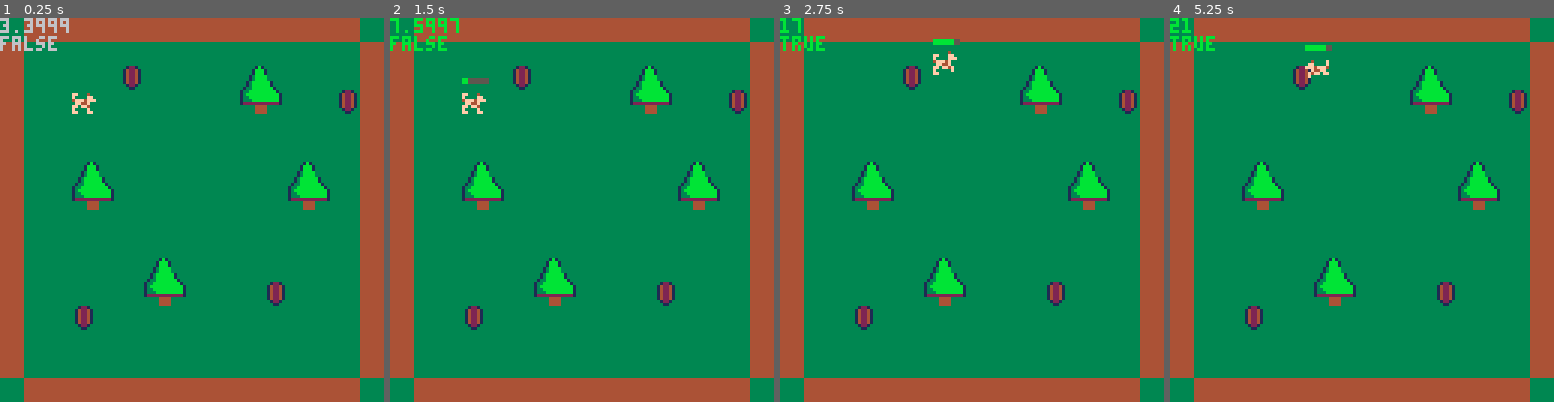
Above: before the commit, frames 1-4 (left to right).
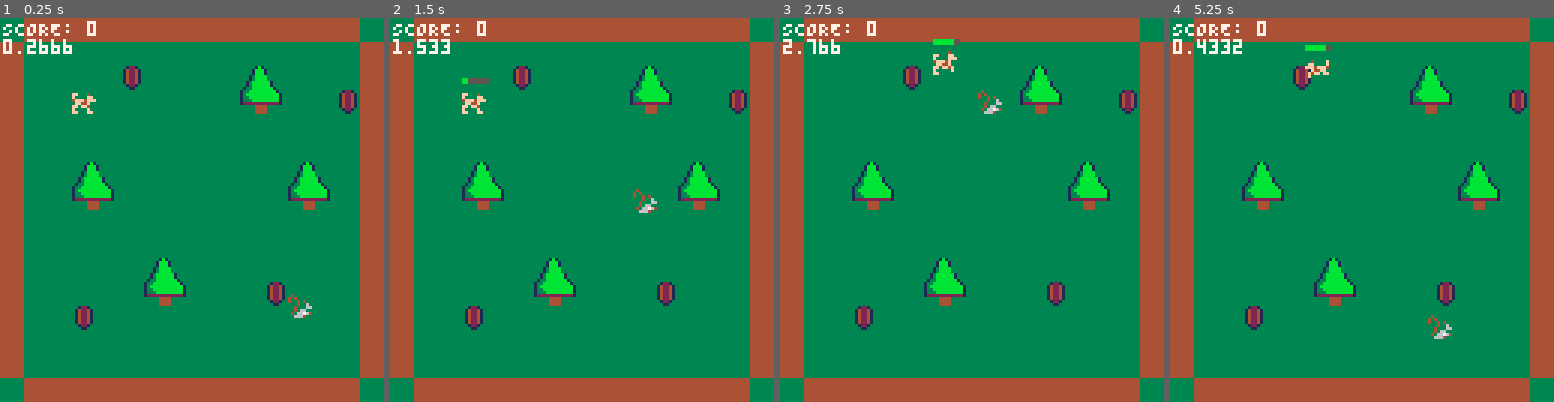
Above: after the commit, the same moments.

Repository: maxlvl/tobigame_pico8
Game: PICO-8 cartridge tobigame.p8
Two runs of this game, one before a commit and one after it. Both use one fixed random seed, a clock stepped at 60 frames per second and the inputs below.
Inputs:
- Up to frame 1 (0.25 s): no input
- Up to frame 2 (1.5 s): tap O (Z key) at 0.7 s
- Up to frame 3 (2.75 s): hold Right 1.6-2.1 s; tap O (Z key) at 1.7, 2.1, 2.5 s; hold Up 2.15-2.42 s; hold Right from 2.47 s (still down)
- Up to frame 4 (5.25 s): tap O (Z key) every 0.4 s from 2.9 to 4.9 s; release Right at 3.03 s; hold Left 3.08-3.58 s; hold Down 3.63-3.97 s; hold Right 4.02-4.68 s; hold Up 4.73-5.03 s; hold Left from 5.08 s (still down)

The runs differ from the first frame. In frame 1, 1.3% of the frame differs, in the area x 0-82%, y 0-79%; in frame 2, 1.2%; in frame 3, 1.0%; in frame 4, 1.1%.

Commit message:
chore: core gameplay loop complte

Diff:
--- a/main.lua
+++ b/main.lua
@@ -1,34 +1,83 @@
 function _init()
+  spawn_acorn()
 	make_player()
+  make_enemy()
 	particles = {}
+  acorn_timer = 0
+  enemy_timer = 0
+  score = 0
 end
 
 function _update()
+  local dt = 1/30
+  acorn_timer += dt
+  enemy_timer += dt
+
+  if acorn_timer >= 4 then
+    spawn_acorn()
+    acorn_timer = 0
+  end
+
+  if enemy_timer >= 7 then
+    make_enemy()
+    enemy_timer = 0
+  end
+
+  if a then animate_acorn() end
+  if e then update_enemy() end
+
+  animate_acorn()
+	move_player()
   animate_player()
+
   if (btn(⬅️) or btn(➡️) or btn(⬆️) or btn(⬇️))  then
     p.running = true
   else
     p.running = false
   end
-
-	move_player()
 	update_particles()
-end
+
+
+-- enemy grabs acorn
+  if collides(e, a) then
+    acorn_timer = 5
+    enemy_timer = 5
+    spawn_poof(e.x, e.y)
+    e = nil
+    a = nil
+    -- reset score if squirrel gets the acorn
+    score = 0
+  end
+
+-- player catches enemy
+  if e and collides(p, e) then
+    spawn_poof(e.x, e.y)
+    e = nil
+    enemy_timer = 6
+    score += 1
+  end
+end
+
 
 function _draw()
 	cls()
 	map(0, 0, 0, 0, 16, 16)
-
-	-- draw player
-	spr(p.sprite, p.x, p.y, 1, 1, p.flip_x, false)
-  print(p.sprite)
-  print(p.running)
+  if p then spr(p.sprite, p.x, p.y, 1, 1, p.flip_x, false) end
+  if e then spr(e.sprite, e.x, e.y, 1, 1, e.flip_x, false) end
+  if a then spr(a.sprite, a.x, a.y, 1, 1, a.flip_x, false) end
+
+  print("SCORE: "..score, 1, 1, 7)
+  print(enemy_timer)
+  -- print(p.x)
+  -- print(p.y)
+  -- print(p.sprite)
+  -- print(p.running)
 
 	-- draw particles after map, before UI
 	draw_particles()
 
 	-- debug + ui
-	debug_tiles(p.x, p.y)
+	-- debug_tiles(p.x, p.y)
 	draw_dash_cooldown()
 end
 
@@ -45,6 +94,22 @@
 	-- print("L:"..left.."("..flag_left..")", 0, 0, 8)
 	-- print("C:"..here.."("..flag_here..")", 0, 6, 10)
 	-- print("R:"..right.."("..flag_right..")", 0, 12, 8)
+end
+
+function update_enemy()
+  if not e or not a then return end
+
+  local dx = a.x - e.x
+  local dy = a.y - e.y
+  local dist = sqrt(dx*dx + dy*dy)
+
+  if dist > 1 then
+    e.x += (dx / dist) * e.speed
+    e.y += (dy / dist) * e.speed
+  end
+
+  -- flip sprite based on direction
+  e.flip_x = dx < 0
 end
 
 -- 👤 PLAYER CREATION
@@ -67,6 +132,50 @@
     running = false
 	}
 
+end
+
+-- 👤 ENEMY CREATION
+function make_enemy()
+  local corner = flr(rnd(4))
+  local positions = {
+    {x=10, y=10},
+    {x=100, y=10},
+    {x=10, y=100},
+    {x=100, y=100},
+  }
+  local pos = positions[corner+1]
+	e = {
+		x = pos.x, y = pos.y, w = 7, h = 7,
+		dx = 0, dy = 0,
+    speed = 1,
+    running_animation_speed = 1.0,
+    sprite = 34,
+    flip_x = false
+	}
+
+end
+
+-- 👤 ACORNh CREATION
+function spawn_acorn()
+  x = flr(rnd(128-8)) -- subtract sprite size so it stays on-screen
+  y = flr(rnd(128-8))
+	a = {
+		x = x, y = y, w = 7, h = 7,
+		dx = 0, dy = 0,
+    idle_animation_speed = 0.3,
+    sprite = 50,
+	}
+
+end
+
+function animate_acorn()
+  if a then
+    if a.sprite < 57 then
+      a.sprite += a.idle_animation_speed
+    else
+      a.sprite = 50
+    end
+  end
 end
 
 function animate_player()
@@ -214,3 +323,24 @@
 		if solid(a.x,a.y+a.h+1) or solid(a.x+a.w,a.y+a.h+1) then a.dy=0 end
 	end
 end
+
+
+function collides(a, b)
+  return a and b and
+    a.x < b.x + b.w and
+    b.x < a.x + a.w and
+    a.y < b.y + b.h and
+    b.y < a.y + a.h
+end
+
+function spawn_poof(x, y)
+  for i=1,6 do
+    add(particles, {
+      x=x, y=y,
+      dx=rnd(1)-0.5,
+      dy=rnd(1)-0.5,
+      life=0.5,
+      color=3
+    })
+  end
+end
--- a/tobigame.p8
+++ b/tobigame.p8
@@ -19,6 +19,22 @@
 00000000ff0ff4f0ff0ff4ffff0ff4ffff0ff4ffff0ff4f0ff0ff400ff0ff400ff0ff400ff0ff400000000000000000033333444433333330000000000000000
 00000000f00000f0f00000000000000000000000000000f000000f00f0000f00f0000f00f0000f00000000000000000033333444433333330000000000000000
 00000000ff0000000000000000000000000000000000000000000f0000000ff0f0000ff0ff000ff0000000000000000033333444433333330000000000000000
+00000000000000003333334333333343333333333333333333333333333333333333334333333343000000000000000000000000000000000000000000000000
+00000000000044403333343433433434333334433333344333334443333334433333343433333434000000000000000000000000000000000000000000000000
+00000000000040043343433436334334334343343343433433434333333343343343433433434334000000000000000000000000000000000000000000000000
+00000000060604003633433366334333363343333633433336334333334343333633433336334333000000000000000000000000000000000000000000000000
+00000000044400406633343333633433663334336633343366333433363334336633343366333433000000000000000000000000000000000000000000000000
+00000000046400403366343346763433336663333366633333666333666664333366343333663433000000000000000000000000000000000000000000000000
+000000000979f0404676634333664333347664333476643333766433337664333676634346766343000000000000000000000000000000000000000000000000
+0000000004f4f4003346663333646333333333333333333334333333343463333446663333466633000000000000000000000000000000000000000000000000
+00000000000000000009000000000000000000000000000000000000000000000000000000000000000000000000000000000000000000000000000000000000
+00000000000000000099900000090000000000000000000000000000000000000000000000000000000000000000000000000000000000000000000000000000
+00000000000000000999990000999000000000000000000000000000000000000000000000000000000000000000000000000000000000000000000000000000
+00000000000000000444440009999900000000000000000000000000000000000000000000000000000000000000000000000000000000000000000000000000
+00000000000000000444440004444400000000000000000000000000000000000000000000000000000000000000000000000000000000000000000000000000
+00000000000000000044400004444400000000000000000000000000000000000000000000000000000000000000000000000000000000000000000000000000
+00000000000000000004000000444000000000000000000000000000000000000000000000000000000000000000000000000000000000000000000000000000
+00000000000000000000000000040000000000000000000000000000000000000000000000000000000000000000000000000000000000000000000000000000
 __gff__
 0000000000000000000000010000020000000000000000000000000001010000000000000000000000000000000000000000000000000000000000000000000000000000000000000000000000000000000000000000000000000000000000000000000000000000000000000000000000000000000000000000000000000000
 0000000000000000000000000000000000000000000000000000000000000000000000000000000000000000000000000000000000000000000000000000000000000000000000000000000000000000000000000000000000000000000000000000000000000000000000000000000000000000000000000000000000000000
